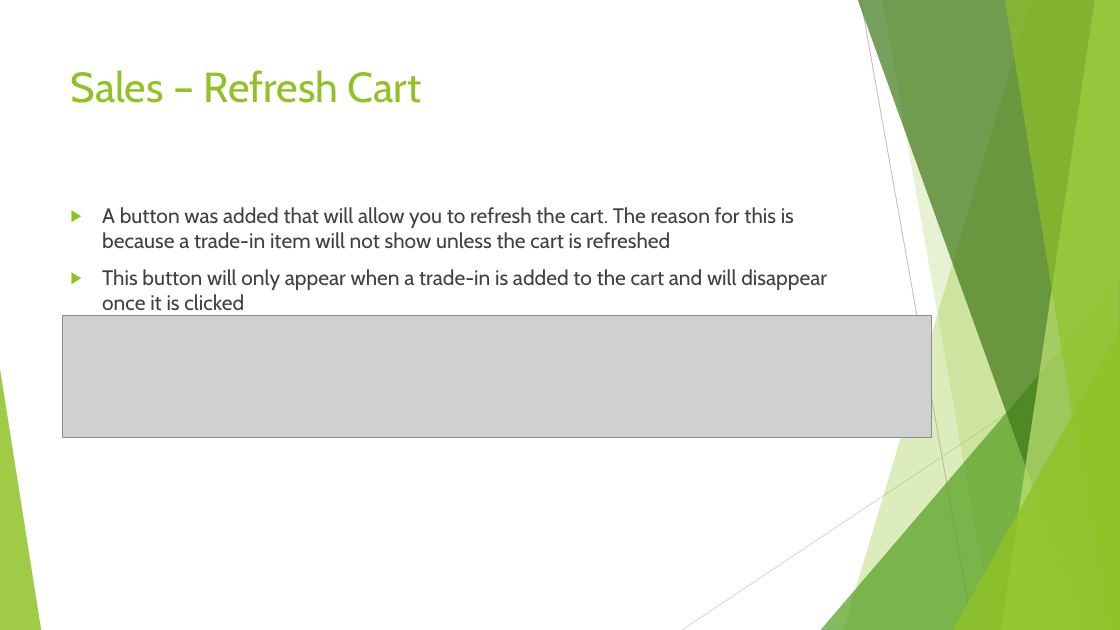
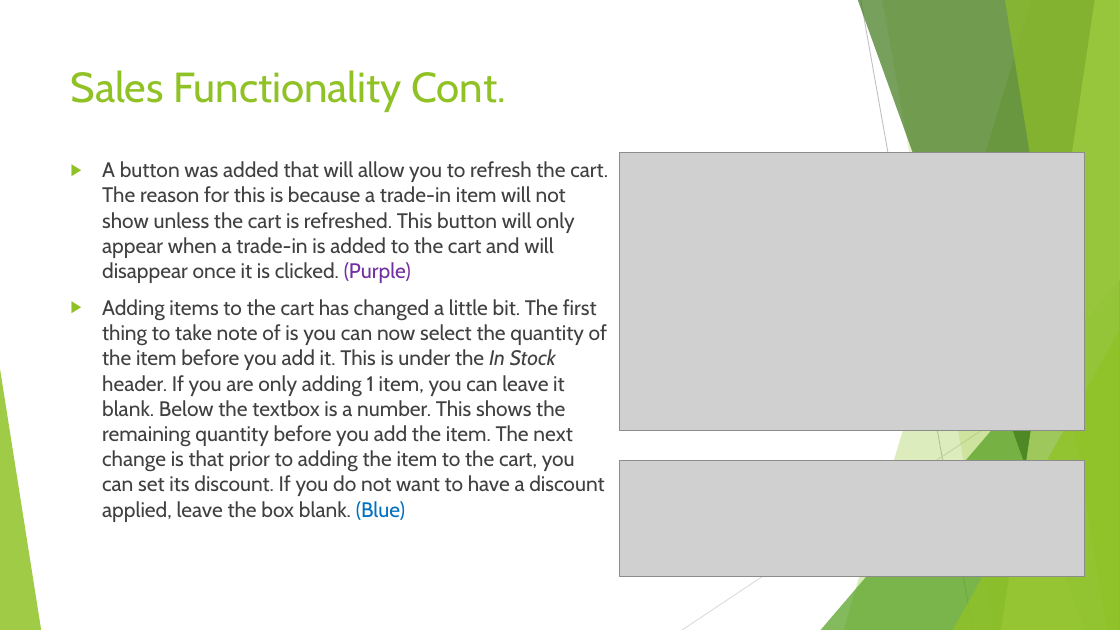
Before and after one commit to SweetSpotProShop/SweetSpot-Documentation, a slide deck: slide 4 of Release Powerpoints/V3.1.0.pptx (slide 6 before the commit). Drawn at 1120x630 pixels with LibreOffice and Linux fonts; fonts in the diff are those of the drawing; grey boxes stand for pictures. Boxes give left, top, right and bottom in pixels: in the first picture for what was removed or moved away, otherwise in the second. Text is boxed around its words. In the diff, an @@ line names an element or a change of style, - is before the commit and + after.

Commit message:
V3.1.0 - PowerPoint updated
-Updated the powerpoint for V3.1.0
-Temp Screenshots added

```diff
--- a/Release Powerpoints/V3.1.0.pptx
+++ b/Release Powerpoints/V3.1.0.pptx
@@ title at (x1=71, y1=70, x2=506, y2=112): text changed @@
-Sales – Refresh Cart
+Sales Functionality Cont.
@@ text at (x1=102, y1=161, x2=608, y2=522): text changed @@
-▶ A button was added that will allow you to refresh the cart. The reason for this is because a trade-in item will not show unless the cart is refreshed
-▶ This button will only appear when a trade-in is added to the cart and will disappear once it is clicked
+▶ A button was added that will allow you to refresh the cart. The reason for this is because a trade-in item will not show unless the cart is refreshed. This button will only appear when a trade-in is added to the cart and will disappear once it is clicked. (Purple)
+▶ Adding items to the cart has changed a little bit. The first thing to take note of is you can now select the quantity of the item before you add it. This is under the In Stock header. If you are only adding 1 item, you can leave it blank. Below the textbox is a number. This shows the remaining quantity before you add the item. The next change is that prior to adding the item to the cart, you can set its discount. If you do not want to have a discount applied, leave the box blank. (Blue)
@@ picture added at (x1=619, y1=153, x2=1085, y2=431) @@
@@ picture removed at (x1=62, y1=316, x2=932, y2=438) @@
@@ picture added at (x1=619, y1=461, x2=1085, y2=576) @@
```
Also in this commit, not shown: 6 other slides changed, 5 slides added, 4 slides removed, 9 other files.
